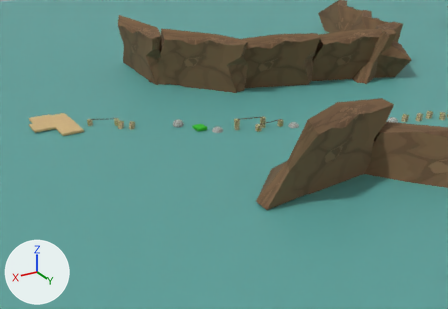
What one commit did to the glTF model public/world.glb.
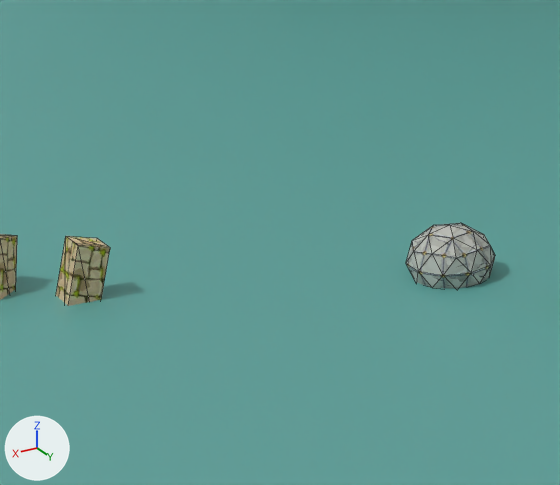
Old and new are each drawn from a 50 mm camera at (943.5, 578.2, 203.0) aimed at (666.9, 117.2, -27.5) and again close up on the part from 27% to 43% of the width and 30% to 49% of the height. Arrows for +X, +Y and +Z are at lower left; the lights stay in place. The close-ups show mesh edges as thin lines. Where no turn or scale is listed for an object, it has been applied to the vertices.
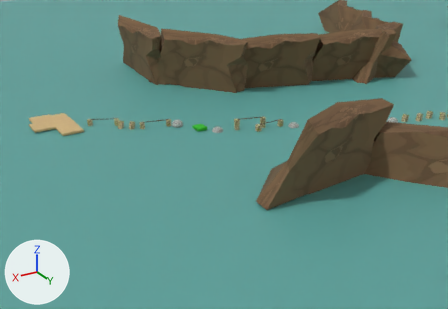
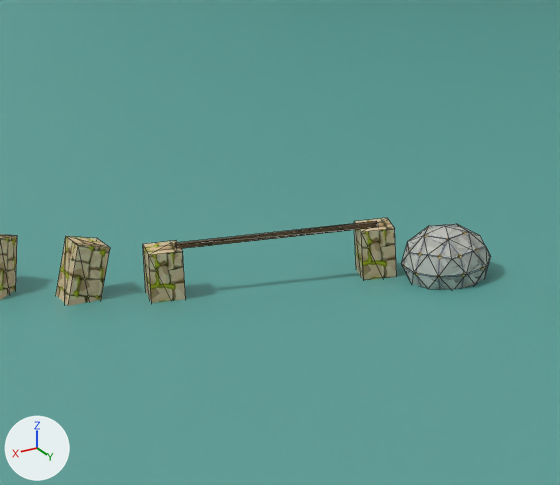
Commit message: modified:   public/world.glb

Changed parts and their boxes [x1, y1, x2, y2] in the close-ups (560 x 485 px):
'Cube.085', added (yellow)
    after: [143, 218, 397, 303]
    faces in mat_matériau_007 (picture img_sol): [143, 218, 397, 303]
    faces in mat_matériau_009 (picture img_images): [175, 221, 378, 249]
'Icosphère.011', moved
    before: [406, 223, 495, 288]
    after: [402, 224, 491, 289]

Patch to the scene script:
```diff
--- a/public/world.glb.py
+++ b/public/world.glb.py
@@ mat_matériau_009 @@
+mat_matériau_009 = principled_material('Matériau.009')
+mat_matériau_009.texture = img_images
+mat_matériau_009.roughness = 1.0
@@ mat_matériau_007 @@
+mat_matériau_007 = principled_material('Matériau.007')
+mat_matériau_007.texture = img_sol
+mat_matériau_007.roughness = 1.0
@@ me_cube_085 @@
+me_cube_085.from_pydata(...)  # 24 vertices, 36 faces; spans x -26.9..2.4, y -2.5..8.5, z -5.2..5.7
+# faces by material slot: [24, 12]
+me_cube_085.materials.append(mat_matériau_007)  # picture img_sol
+me_cube_085.materials.append(mat_matériau_009)  # picture img_images
@@ ob_icosphère_011 @@
 ob_icosphère_011 = bpy.data.objects.new('Icosphère.011', me_icosphère_012)
-ob_icosphère_011.location = (696.8, 82.6, -2.2)
+ob_icosphère_011.location = (697.4, 82.6, -2.2)
@@ ob_cube_085 @@
+ob_cube_085 = bpy.data.objects.new('Cube.085', me_cube_085)
+ob_cube_085.location = (728.6, 71.4, -3.4)
```
